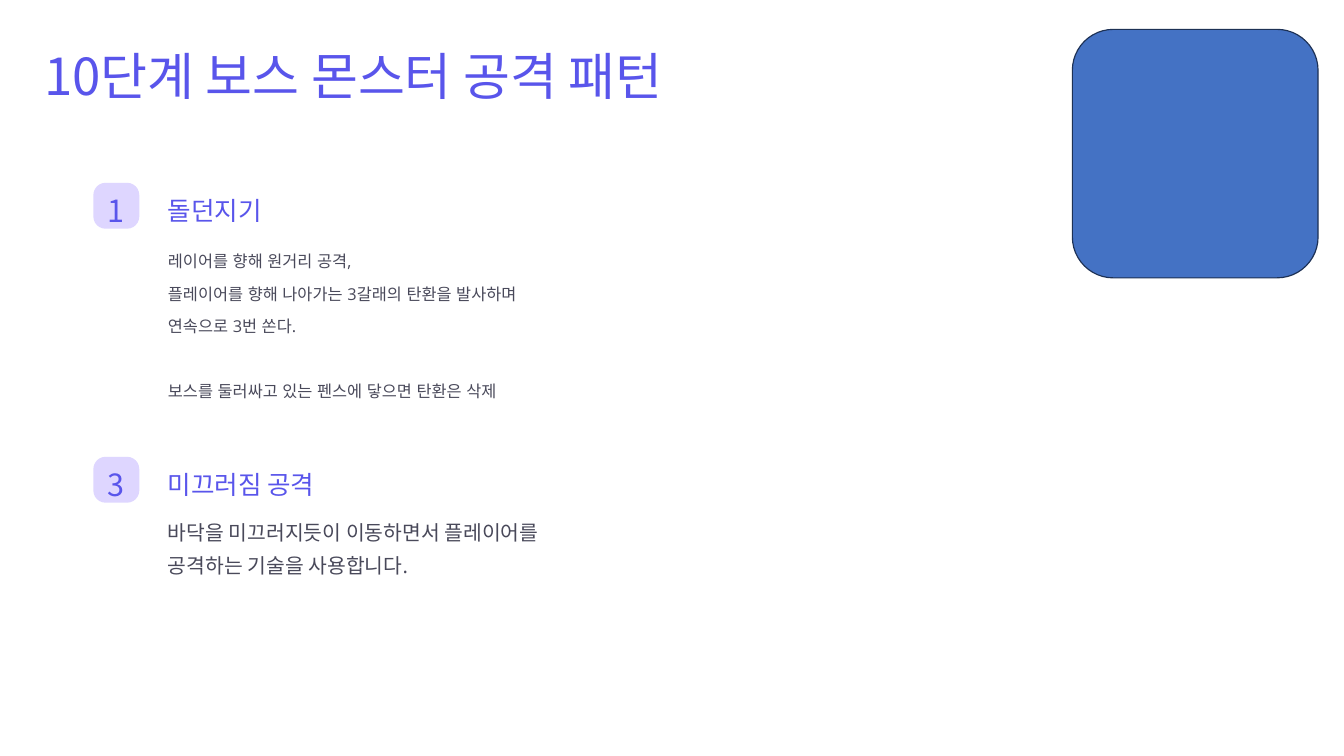
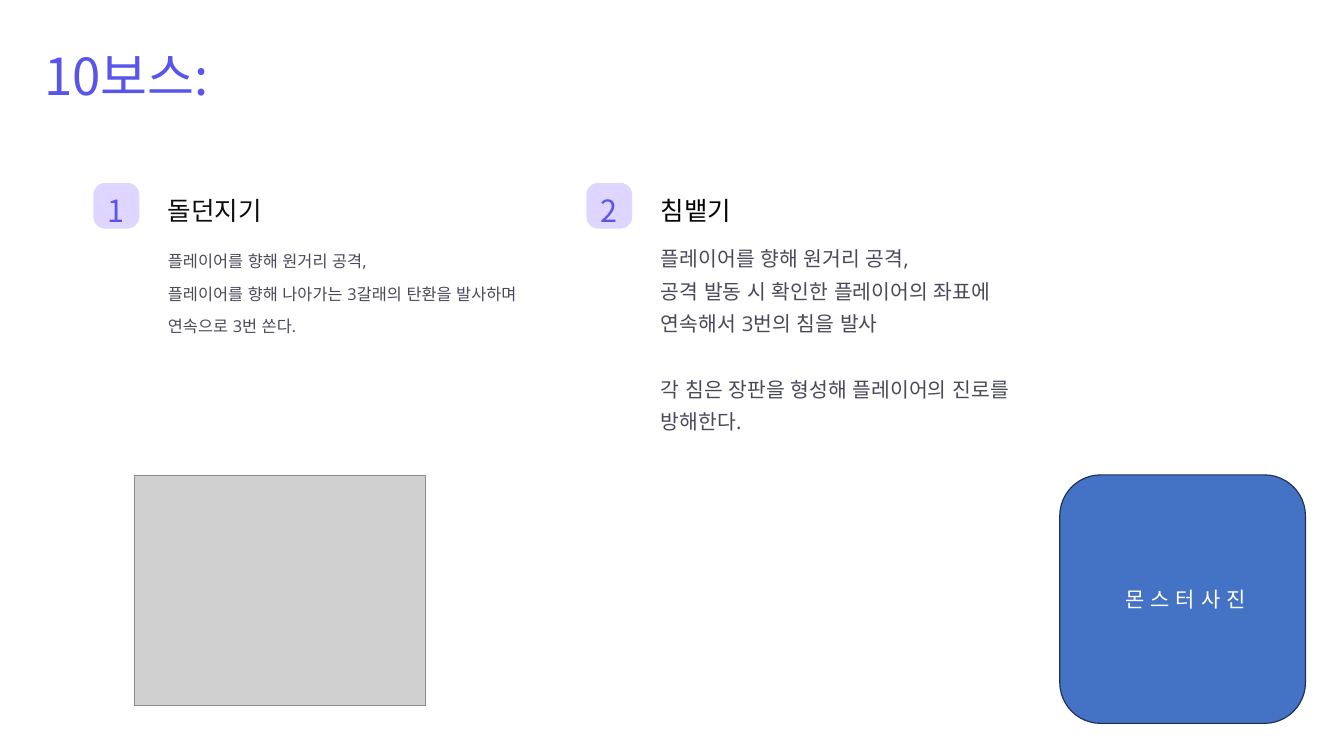
Before and after one commit to sms3072/wepatens, a slide deck: slide 11 of contents/동물서바이벌/보스 컨셉_패턴용.pptx. Drawn at 1344x756 pixels with LibreOffice and Linux fonts; fonts in the diff are those of the drawing; grey boxes stand for pictures. Boxes give left, top, right and bottom in pixels: in the first picture for what was removed or moved away, otherwise in the second. Text is boxed around its words. In the diff, an @@ line names an element or a change of style, - is before the commit and + after.

```diff
--- a/contents/동물서바이벌/보스 컨셉_패턴용.pptx
+++ b/contents/동물서바이벌/보스 컨셉_패턴용.pptx
@@ rounded rectangle removed at box(1073, 29, 1318, 278) @@
@@ text at box(44, 56, 208, 96): text changed @@
-10단계 보스 몬스터 공격 패턴
+10보스:
@@ text "돌던지기" at box(168, 199, 262, 222): text colour #5955EB to #0D0D0D @@
@@ rounded rectangle: place and size @@
-rounded rectangle at box(93, 457, 139, 503)
+rounded rectangle at box(586, 183, 633, 229)
@@ text added at box(601, 199, 618, 230), 26.2 pt, text #5955EB @@
+2
@@ text added at box(661, 198, 731, 222), 21.9 pt, text #000000 @@
+침뱉기
@@ text at box(168, 253, 366, 269): text changed @@
-레이어를 향해 원거리 공격,
+플레이어를 향해 원거리 공격,
@@ text at box(661, 249, 1008, 431): text changed @@
-바닥을 미끄러지듯이 이동하면서 플레이어를 공격하는 기술을 사용합니다.
+플레이어를 향해 원거리 공격,
+공격 발동 시 확인한 플레이어의 좌표에 연속해서 3번의 침을 발사
+각 침은 장판을 형성해 플레이어의 진로를 방해한다.
@@ text at box(168, 383, 496, 399): paragraph removed @@
-보스를 둘러싸고 있는 펜스에 닿으면 탄환은 삭제
@@ text removed at box(108, 473, 125, 504) @@
-3
@@ picture added at box(134, 475, 426, 706) @@
@@ text removed at box(168, 473, 314, 496) @@
-미끄러짐 공격
@@ rounded rectangle added at box(1060, 475, 1305, 723), fill #4472C4, outline #1E3256 1 pt, 18 pt, text #FFFFFF @@
+몬 스 터 사 진
```
Also in this commit, not shown: 9 other slides changed, 1 slide added, 1 slide removed, 4 other files.
